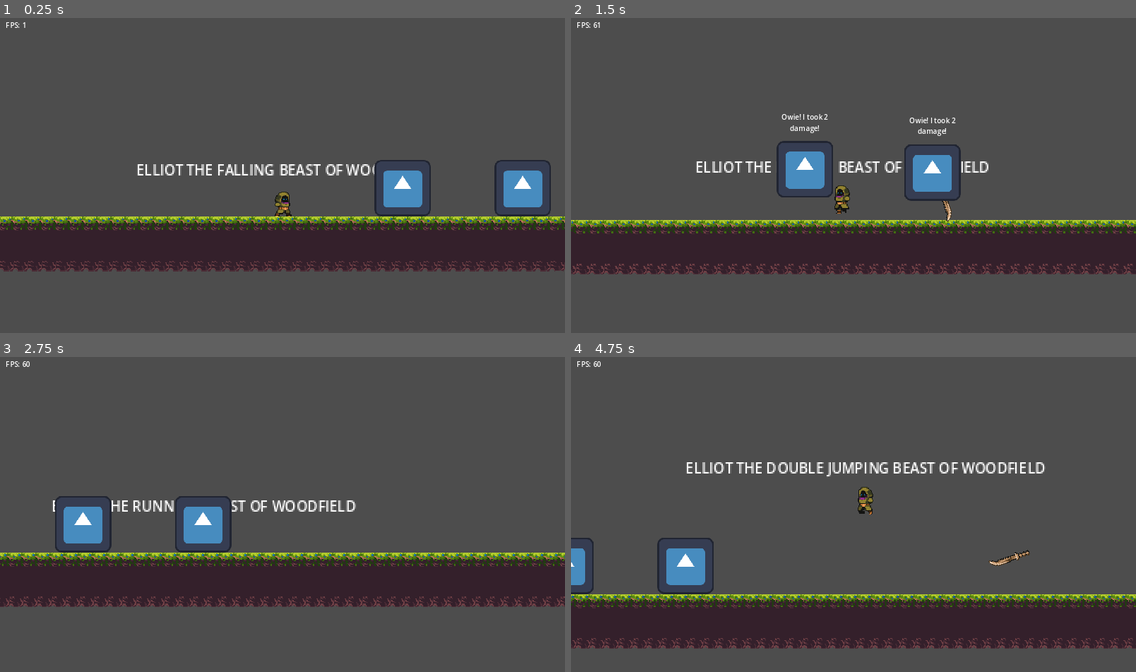
Above: before the commit, frames 1-4 (two rows, left to right).
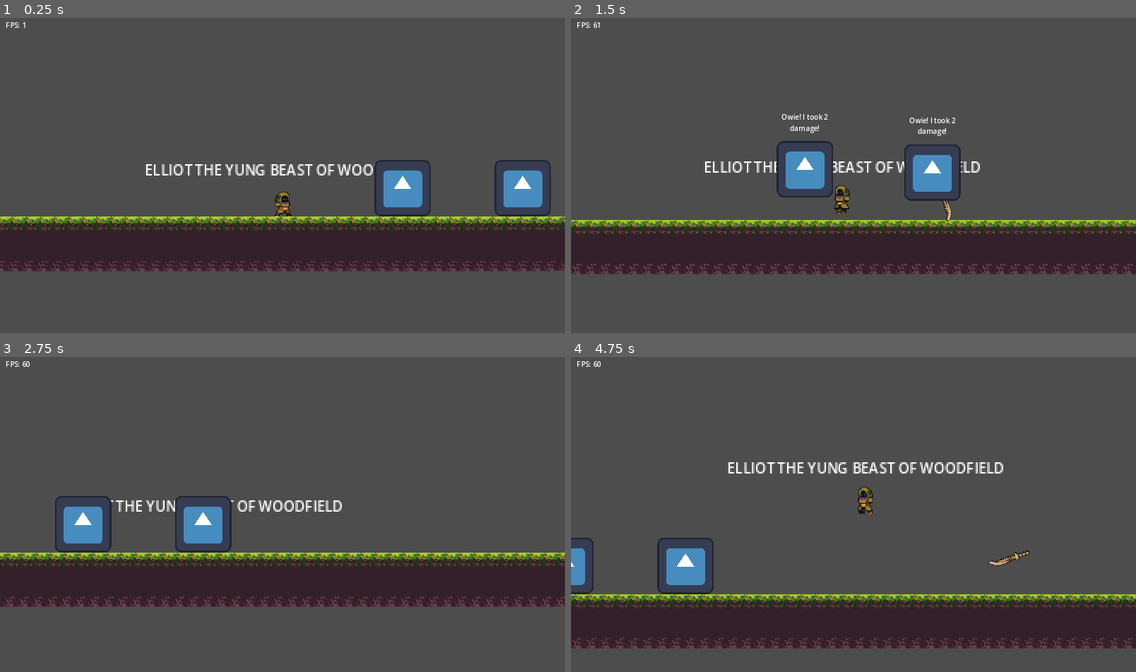
Above: after the commit, the same moments.

Repository: humding3r/BodyBlade
Game: Godot game, scene res://main.tscn
The game is run twice, just before and just after one commit, with the same random seed, the same clock (stepped at 60 frames per second) and the same inputs. The engine's default icon, where the game draws it, is replaced by a stand-in: a white triangle on a blue panel in a dark square.
Inputs (mouse positions are in pixels of both pictures, inside the frame that each line leads up to):
- Up to frame 1 (0.25 s): no input
- Up to frame 2 (1.5 s): tap Enter at 0.5 s; move the mouse to (977, 159) at 0.52 s; press the mouse at (977, 159) at 0.53 s; hold D (move_right) from 0.53 s (still down); tap Space (jump) at 0.77 s; move the mouse to (740, 191) at 1.27 s; release the mouse at (740, 191) at 1.28 s; right-click (740, 191) at 1.35 s
- Up to frame 3 (2.75 s): tap Space (jump) at 1.52 s; move the mouse to (339, 442) at 2.02 s; release D (move_right) at 2.03 s; press the mouse at (339, 442) at 2.03 s; hold A (move_left) from 2.03 s (still down)
- Up to frame 4 (4.75 s): move the mouse to (825, 577) at 2.77 s; release A (move_left) at 2.78 s; release the mouse at (825, 577) at 2.78 s; hold D (move_right) 2.78-4.28 s; right-click (825, 577) at 2.85 s; tap Space (jump) at 3.02, 3.77, 4.52 s; move the mouse to (1023, 561) at 3.52 s; press the mouse at (1023, 561) at 3.53 s; move the mouse to (684, 464) at 4.27 s; release the mouse at (684, 464) at 4.28 s; hold A (move_left) from 4.28 s (still down); right-click (684, 464) at 4.35 s

The runs differ from the first frame. In frame 1, 1.0% of the frame differs, in the area x 24-67%, y 46-50%; in frame 2, 0.7%; in frame 3, 0.8%; in frame 4, 1.4%, in the area x 20-84%, y 33-38%.

Commit message:
Set debug to false by default

Diff:
--- a/Player/player.gd
+++ b/Player/player.gd
@@ -1,6 +1,6 @@
 extends CharacterBody2D
 
-@export var debug : bool = true
+@export var debug : bool = false
 
 @onready var charge_time = 0.0
 @onready var charge_threshold = 0.5
--- a/Player/player.tscn
+++ b/Player/player.tscn
@@ -195,7 +195,6 @@
 
 [node name="StateMachine" type="Node" parent="."]
 script = ExtResource("8_x0pge")
-debug = false
 
 [node name="Base" type="Node" parent="StateMachine"]
 script = ExtResource("14_a77pi")
--- a/Utility/state_machine.gd
+++ b/Utility/state_machine.gd
@@ -8,7 +8,7 @@
 var current_state_name
 var previous_state_name
 
-@export var debug := true
+@export var debug := false
 
 func _ready():
 	for child in get_children():
